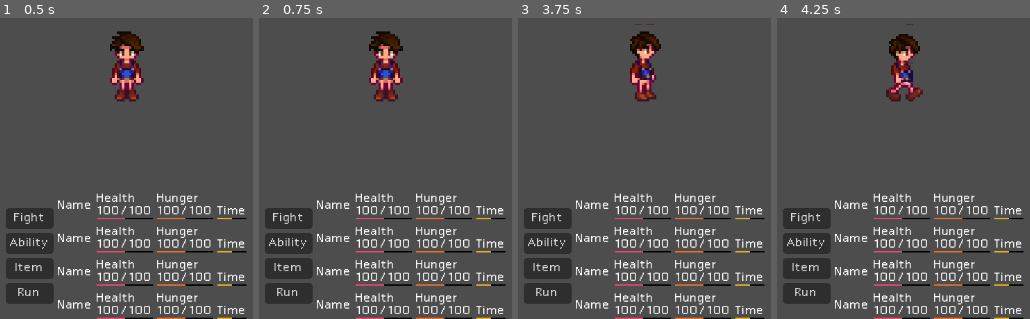
Above: before the commit, frames 1-4 (left to right).
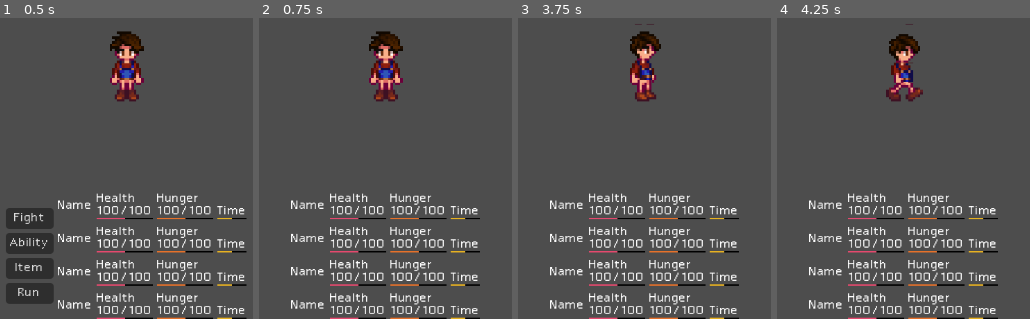
Above: after the commit, the same moments.

Repository: jfoote2003/Dungeon-of-the-Hungry
Game: Godot game, scene res://Menus/BattleMenu/BattleMenu.tscn
Two runs of this game, one before a commit and one after it. Both use one fixed random seed, a clock stepped at 60 frames per second and the inputs below. The project has no main scene, so this scene is started directly.
Inputs (mouse positions are in pixels of both pictures, inside the frame that each line leads up to):
- Up to frame 1 (0.5 s): no input
- Up to frame 2 (0.75 s): click "Fight" at 0.5 s
- Up to frame 3 (3.75 s): click (548, 243) at 1.25 s, where only the run before the commit has a clickable "Ability"; click (548, 267) at 2 s, where only the run before the commit has a clickable "Item"; click (548, 291) at 2.75 s, where only the run before the commit has a clickable "Run"; tap Enter at 3.5 s; move the mouse to (outside the picture) at 3.52 s; press the mouse at (outside the picture) at 3.53 s; hold D (right) from 3.53 s (still down)
- Up to frame 4 (4.25 s): keep holding D (right)

Frame 1 is identical in both runs. In frame 2, 15% of the frame differs, in the area x 2-98%, y 58-100%; in frame 3, 15%; in frame 4, 15%.
Error in both runs: Invalid access to property or key 'BattleState' on a base object of type 'Resource (Combatant)'. (res://Menus/BattleMenu/battle_manager.gd:54)

Commit message:
added shader and fixed mouse input bug

Diff:
--- a/Combatants/Ability/ability.gd
+++ b/Combatants/Ability/ability.gd
@@ -27,7 +27,7 @@
 	random_enemy,
 	random_ally,
 	random_combatant,
-	area
+	all_combatants
 }
 
 enum AbilityType{
--- a/Menus/BattleMenu/battle_manager.gd
+++ b/Menus/BattleMenu/battle_manager.gd
@@ -74,10 +74,27 @@
 func get_random_enemy() -> Combatant:
 	return enemies.pick_random()
 
-func remove_combatant(combatant : Combatant) -> bool:
-	var output : bool = false
-	var location = all_combatants.find(combatant)
-	if location == -1:
-		return output #combatant not in all_combatants
-	all_combatants.pop_at(location)
-	return output
+func get_valid_targets(ability : Ability, user : Combatant) -> Array[Combatant]:
+	match ability.target_type:
+		Ability.TargetType.single_enemy:
+			return enemies.filter(is_alive)
+		Ability.TargetType.all_enemies:
+			return enemies.filter(is_alive)
+		Ability.TargetType.random_enemy:
+			return enemies.filter(is_alive)
+		Ability.TargetType.single_ally:
+			return allies.filter(is_alive)
+		Ability.TargetType.all_allies:
+			return allies.filter(is_alive)
+		Ability.TargetType.random_ally:
+			return allies.filter(is_alive)
+		Ability.TargetType.Self:
+			return [user]
+		Ability.TargetType.all_combatants:
+			return all_combatants.filter(is_alive)
+		Ability.TargetType.random_combatant:
+			return all_combatants.filter(is_alive)
+	return []
+
+func is_alive(combatant : Combatant) -> bool:
+	return combatant.is_alive()
--- a/Menus/GameMenu/scene_transistion/scene_transistion.gd
+++ b/Menus/GameMenu/scene_transistion/scene_transistion.gd
@@ -2,6 +2,9 @@
 
 @onready var animation_player: AnimationPlayer = $Control/AnimationPlayer
 
+
+func _ready():
+	pass
 
 func fade_out() -> bool:
 	animation_player.play("fade_out")
--- a/Menus/GameMenu/scene_transistion/scene_transistion.tscn
+++ b/Menus/GameMenu/scene_transistion/scene_transistion.tscn
@@ -1,6 +1,21 @@
 [gd_scene load_steps=7 format=3 uid="uid://noisq3rdexvs"]
 
 [ext_resource type="Script" uid="uid://1kjxobotqcn6" path="res://Menus/GameMenu/scene_transistion/scene_transistion.gd" id="1_1wtko"]
+
+[sub_resource type="Animation" id="Animation_hq1ag"]
+length = 0.001
+tracks/0/type = "value"
+tracks/0/imported = false
+tracks/0/enabled = true
+tracks/0/path = NodePath("ColorRect:color")
+tracks/0/interp = 1
+tracks/0/loop_wrap = true
+tracks/0/keys = {
+"times": PackedFloat32Array(0),
+"transitions": PackedFloat32Array(1),
+"update": 0,
+"values": [Color(0, 0, 0, 1)]
+}
 
 [sub_resource type="Animation" id="Animation_e83ff"]
 resource_name = "default"
@@ -15,21 +30,6 @@
 "transitions": PackedFloat32Array(1),
 "update": 0,
 "values": [Color(0, 0, 0, 0)]
-}
-
-[sub_resource type="Animation" id="Animation_hq1ag"]
-length = 0.001
-tracks/0/type = "value"
-tracks/0/imported = false
-tracks/0/enabled = true
-tracks/0/path = NodePath("ColorRect:color")
-tracks/0/interp = 1
-tracks/0/loop_wrap = true
-tracks/0/keys = {
-"times": PackedFloat32Array(0),
-"transitions": PackedFloat32Array(1),
-"update": 0,
-"values": [Color(0, 0, 0, 1)]
 }
 
 [sub_resource type="Animation" id="Animation_oxqgf"]
@@ -85,6 +85,7 @@
 anchor_bottom = 1.0
 grow_horizontal = 2
 grow_vertical = 2
+mouse_filter = 2
 
 [node name="ColorRect" type="ColorRect" parent="Control"]
 layout_mode = 1
@@ -93,6 +94,7 @@
 anchor_bottom = 1.0
 grow_horizontal = 2
 grow_vertical = 2
+mouse_filter = 2
 color = Color(0, 0, 0, 1)
 
 [node name="AnimationPlayer" type="AnimationPlayer" parent="Control"]
Not shown, added: addons/flowerwall_crt/plugin.cfg
Not shown, added: addons/flowerwall_crt/scenes/flowerwall_crt.tscn
Not shown, added: addons/flowerwall_crt/scripts/config ui scripts/fl_crt_close.gd
Not shown, added: addons/flowerwall_crt/scripts/config ui scripts/fl_crt_close.gd.uid
Not shown, added: addons/flowerwall_crt/scripts/config ui scripts/fl_crt_presets.gd
Not shown, added: addons/flowerwall_crt/scripts/config ui scripts/fl_crt_presets.gd.uid
Not shown, added: addons/flowerwall_crt/scripts/config ui scripts/fl_crt_save.gd
Not shown, added: addons/flowerwall_crt/scripts/config ui scripts/fl_crt_save.gd.uid
Not shown, added: addons/flowerwall_crt/scripts/config ui scripts/fl_crt_ui_slider.gd
Not shown, added: addons/flowerwall_crt/scripts/config ui scripts/fl_crt_ui_slider.gd.uid
Not shown, added: addons/flowerwall_crt/scripts/config ui scripts/fl_crt_ui_toggle.gd
Not shown, added: addons/flowerwall_crt/scripts/config ui scripts/fl_crt_ui_toggle.gd.uid
(and 19 more such lines)
